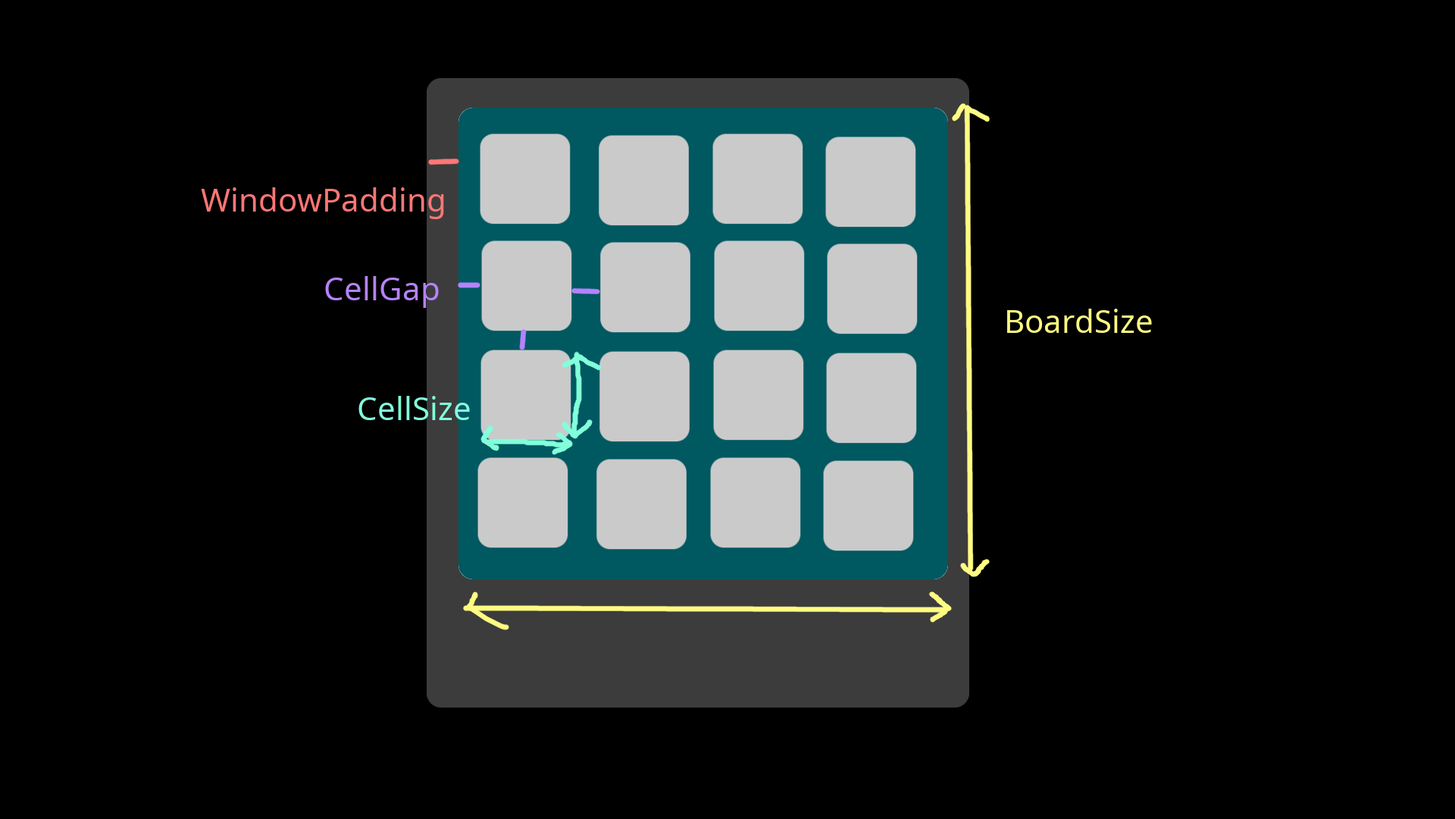
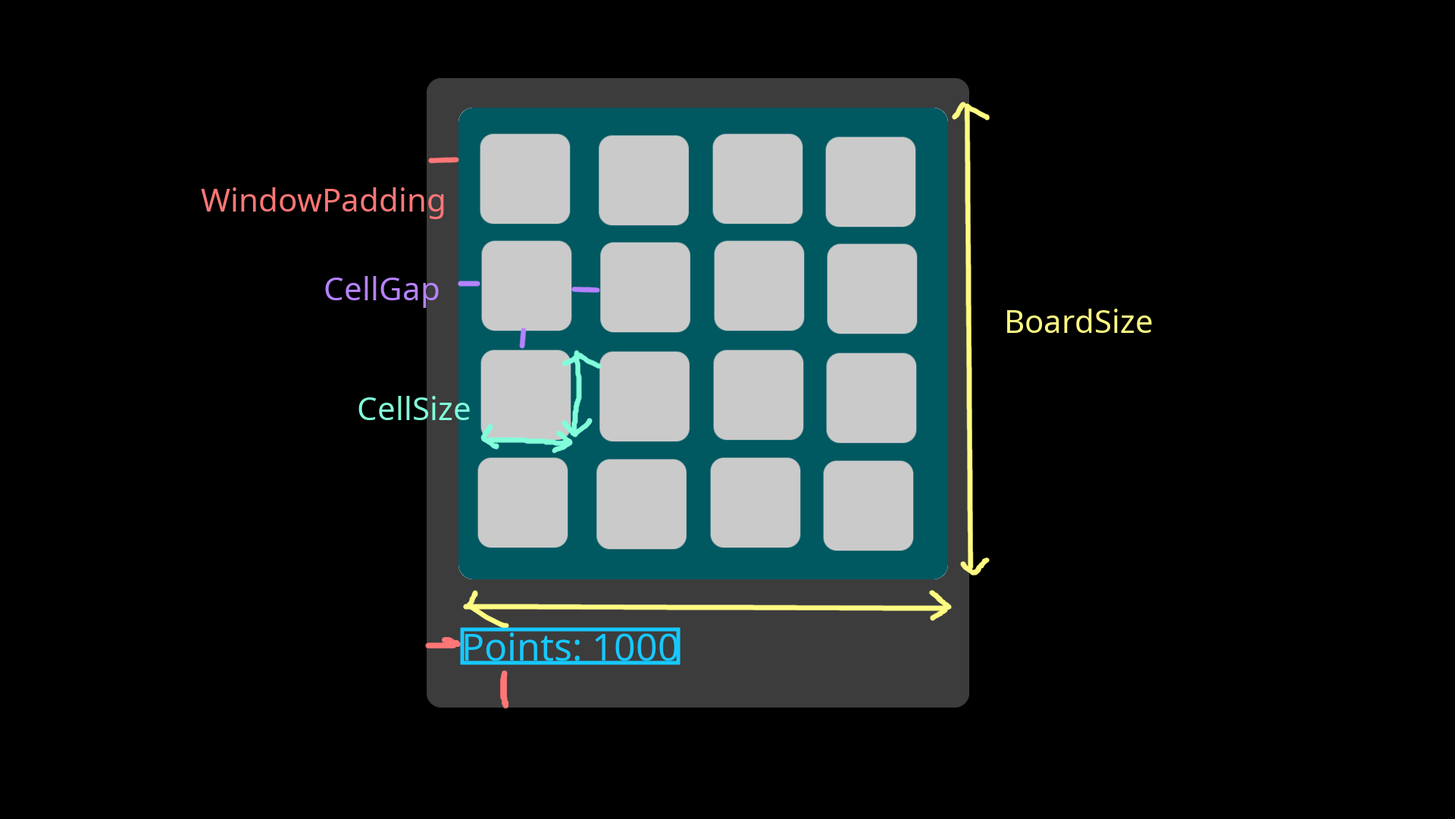
Layer changes from the first w=1455, h=819 image to the second:
added layer "Points: 1000" above "note" over [464, 632, 679, 661]
painted on "note" over [425, 101, 991, 709]
